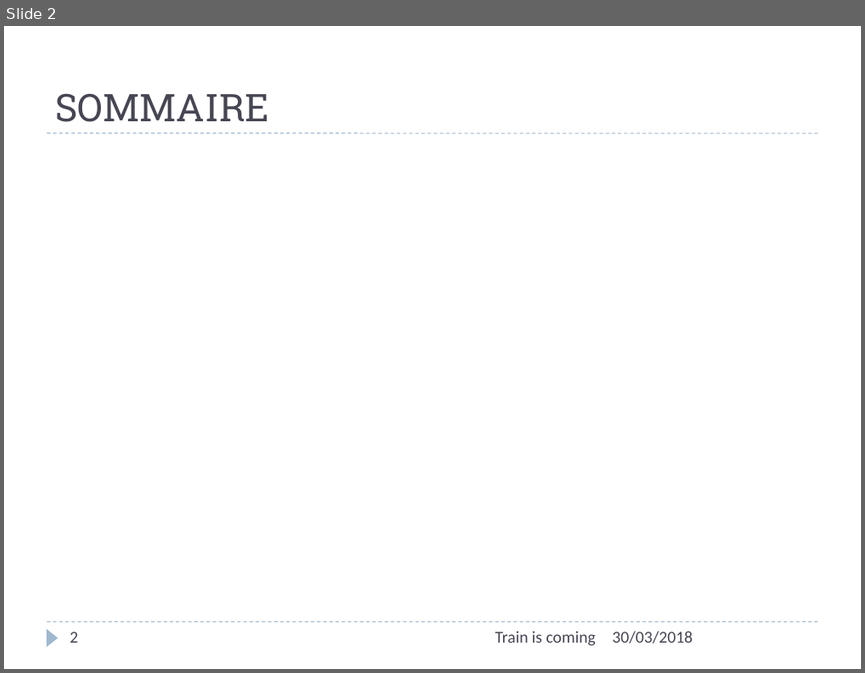
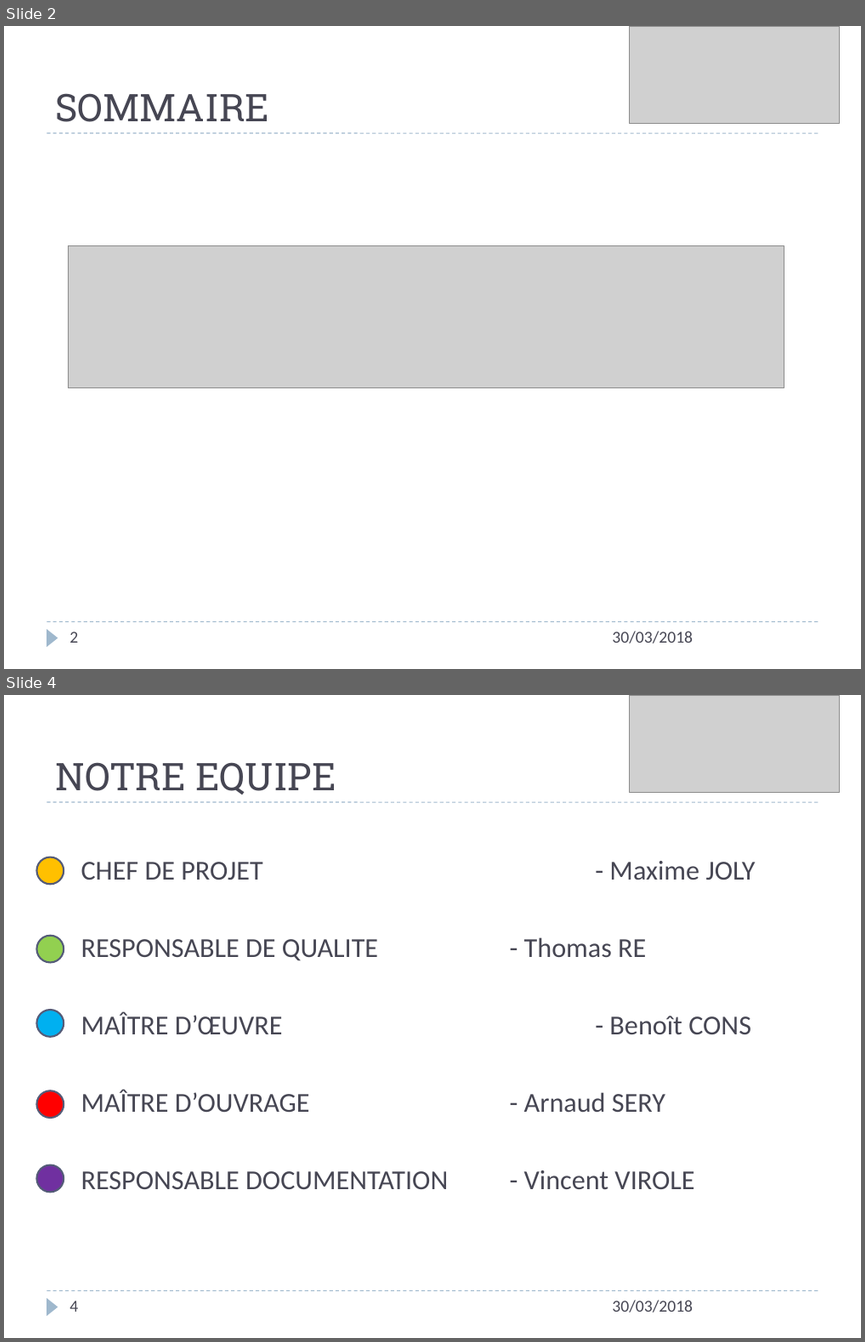
Before and after one commit to vvirole/GPI---2018---Simulation-de-Trains-Automatis-s, a slide deck: GPI - 2K18/Présentation – Gestion de Projet Informatique.pptx. Shown one above the other, each under a label of ours: slide 2 before the commit, slides 2 and 4 after it; the slides between them are not shown. The pictures are 865x673 and 865x1342 pixels, drawn with LibreOffice and Linux fonts; fonts in the diff are those of the drawing; grey boxes stand for pictures. Boxes give left, top, right and bottom in pixels: in the first picture for what was removed or moved away, otherwise in the second. Text is boxed around its words. In the diff, an @@ line names an element or a change of style, - is before the commit and + after.

```diff
--- a/GPI - 2K18/Présentation – Gestion de Projet Informatique.pptx
+++ b/GPI - 2K18/Présentation – Gestion de Projet Informatique.pptx
@@ slide 4 added at (4,695,861,1338), background #FFFFFF; not listed: 3 template elements that a slide beside it also shows @@
@@ picture added at (629,695,839,792) @@
@@ title added at (55,762,336,794), 32 pt, text #464653 @@
+NOTRE EQUIPE
@@ ellipse added at (36,857,64,884), fill #FFC000, outline #545C79 1.5 pt @@
@@ text added at (81,862,751,1189), 23 pt, text #464653 @@
+  CHEF DE PROJET - Maxime JOLY
+  RESPONSABLE DE QUALITE - Thomas RE
+  MAÎTRE D’ŒUVRE - Benoît CONS
+  MAÎTRE D’OUVRAGE - Arnaud SERY
+  RESPONSABLE DOCUMENTATION - Vincent VIROLE
@@ ellipse added at (36,936,64,962), fill #92D050, outline #545C79 1.5 pt @@
@@ ellipse added at (36,1009,64,1036), fill #00B0F0, outline #545C79 1.5 pt @@
@@ ellipse added at (36,1091,64,1117), fill #FF0000, outline #545C79 1.5 pt @@
@@ ellipse added at (36,1164,64,1191), fill #7030A0, outline #545C79 1.5 pt @@
@@ page number added at (69,1300,78,1311), 14 pt, text #464653 @@
+4
@@ text added at (612,1299,692,1312), 14 pt, text #464653 @@
+30/03/2018
@@ slide 2 changed as well @@
@@ picture added at (629,26,839,123) @@
@@ picture added at (69,245,783,387) @@
@@ text removed at (495,630,596,646) @@
-Train is coming
```
Also in this commit, not shown: 11 other slides changed, 1 other slide added, 2 slides removed, 3 other files.
